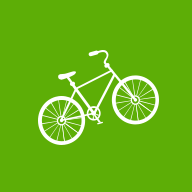
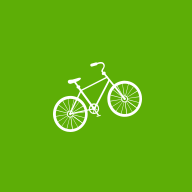
The second 192×192 image is a revision of the first. Changes to its layers:
painted on "2" (1st of 6, in "Vector" › "Vairas") over bbox(95, 50, 109, 74)
painted on "1" (3rd of 8, in "Vector" › "Sedyne") over bbox(58, 71, 81, 84)
painted on "1" (4th of 8, in "Vector" › "Baze") over bbox(60, 108, 94, 122)
painted on "3" (4th of 6, in "Vector" › "Baze") over bbox(102, 63, 136, 101)
painted on "1" (5th of 8, in "Vector" › "Baze") over bbox(75, 69, 113, 92)
painted on "2" (4th of 6, in "Vector" › "Baze") over bbox(71, 83, 95, 114)
painted on "4" (2nd of 4, in "Vector" › "Baze") over bbox(60, 88, 82, 121)
painted on "6" (2nd of 4, in "Vector" › "Baze") over bbox(93, 74, 116, 114)
painted on "15" (1st of 2, in "Vector" › "Ratas2") over bbox(51, 100, 69, 118)
painted on "14" (1st of 2, in "Vector" › "Ratas2") over bbox(45, 104, 69, 119)
painted on "11" (1st of 2, in "Vector" › "Ratas2") over bbox(44, 115, 68, 132)
painted on "10" (1st of 2, in "Vector" › "Ratas2") over bbox(49, 116, 69, 138)
painted on "9" (1st of 2, in "Vector" › "Ratas2") over bbox(56, 117, 70, 141)
painted on "7" (1st of 2, in "Vector" › "Ratas2") over bbox(63, 117, 78, 139)
painted on "6" (3rd of 4, in "Vector" › "Ratas2") over bbox(62, 116, 83, 142)
painted on "5" (2nd of 3, in "Vector" › "Ratas2") over bbox(65, 114, 85, 133)
painted on "SmallCircle" (1st of 2, in "Vector" › "Ratas2") over bbox(56, 110, 74, 126)
painted on "LargeCircle" (1st of 2, in "Vector" › "Ratas2") over bbox(38, 95, 88, 145)
painted on "7" (2nd of 2, in "Vector" › "Ratas1") over bbox(126, 102, 146, 118)
painted on "6" (4th of 4, in "Vector" › "Ratas1") over bbox(125, 100, 152, 121)
painted on "5" (3rd of 3, in "Vector" › "Ratas1") over bbox(127, 99, 156, 113)
painted on "2" (6th of 6, in "Vector" › "Ratas1") over bbox(126, 83, 148, 97)
painted on "LargeCircle" (2nd of 2, in "Vector" › "Ratas1") over bbox(107, 75, 159, 125)
…and 33 more changes (33 painted)
